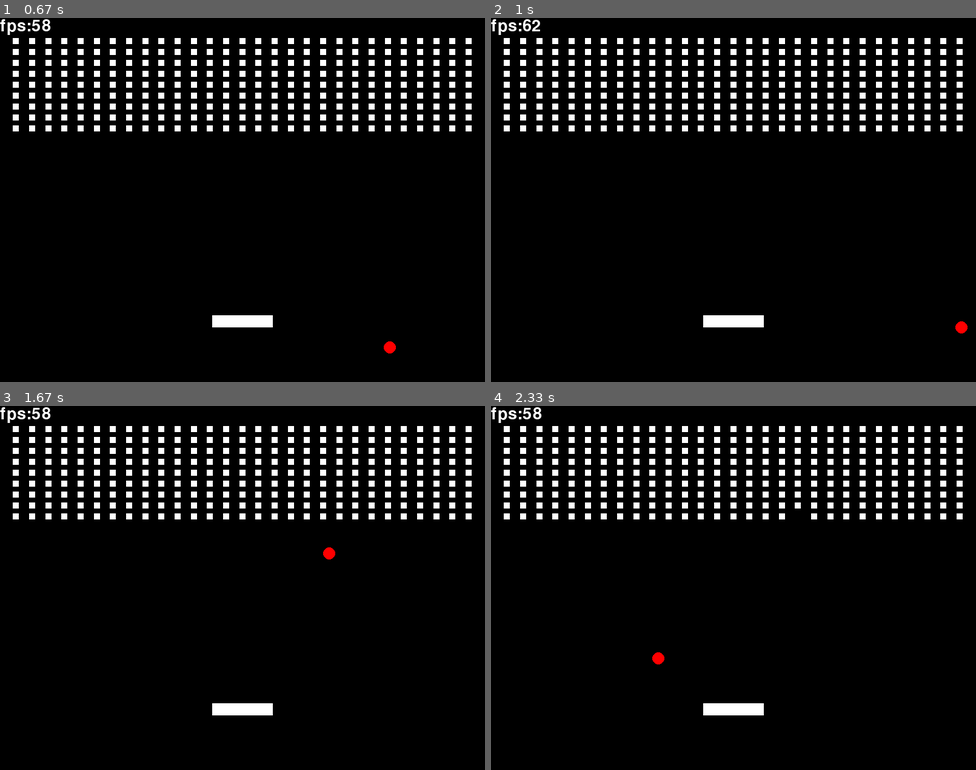
Above: before the commit, frames 1-4 (two rows, left to right).
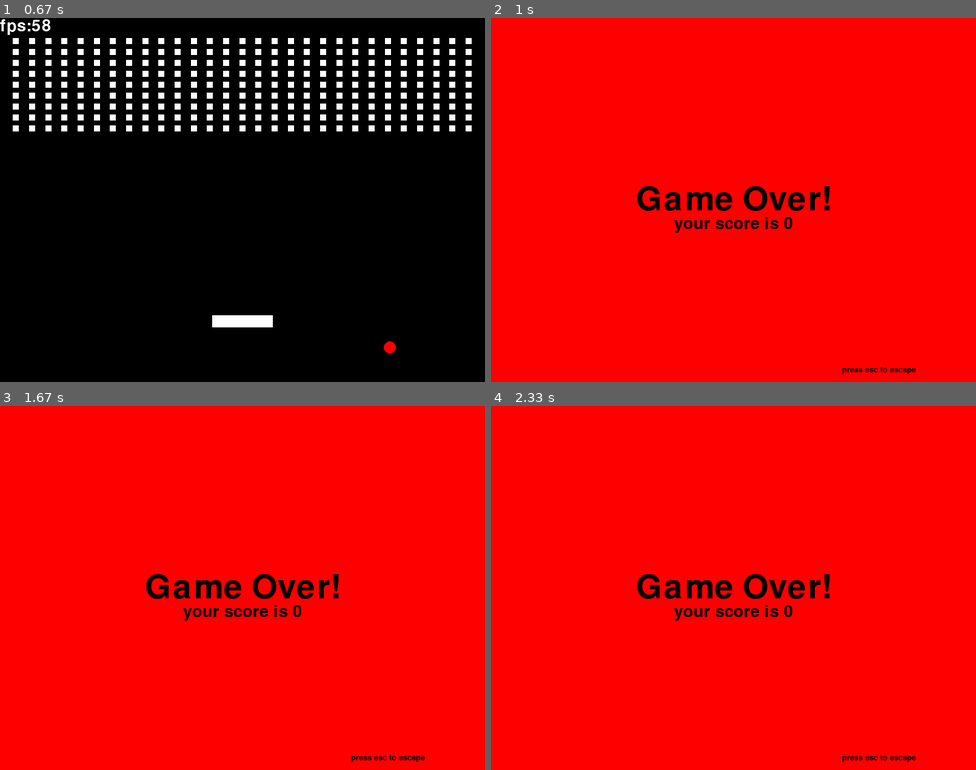
Above: after the commit, the same moments.

Repository: ZhangJC2025/pygame_breakout
Game: pygame game, started from my_pygame.py
Two runs of this game, one before a commit and one after it. Both use one fixed random seed, a clock stepped at 60 frames per second and the inputs below.
Inputs:
- Up to frame 1 (0.67 s): no input
- Up to frame 2 (1 s): no input
- Up to frame 3 (1.67 s): no input
- Up to frame 4 (2.33 s): no input

Frame 1 is identical in both runs. In frame 2, 99% of the frame differs, in the area x 0-100%, y 0-100%; in frame 3, 99%; in frame 4, 99%.

Commit message:
add dead page

Diff:
--- a/my_pygame.py
+++ b/my_pygame.py
@@ -15,6 +15,12 @@
 
 # debug mode off
 DEBUG_MODE = False
+
+# game status false to stop
+GAME_STATUS = True
+
+# game score
+SCORE = 0
 
 
 class Paddle:
@@ -76,23 +82,17 @@
             self.y = self.radius
             self.speed_y = -self.speed_y
         if self.y > HEIGTH - self.radius:
-            self.y = HEIGTH - self.radius
-            self.speed_y = -self.speed_y
+            """self.y = HEIGTH - self.radius
+            self.speed_y = -self.speed_y"""
+            global GAME_STATUS
+            GAME_STATUS = False
 
         self.hit_box.x = self.x - self.radius
         self.hit_box.y = self.y - self.radius
 
-    def rebound(self, other):
+    def rebound(self):
         """
         TODO : better way to decide the direction
-
-        if (
-            self.y < other.y - other.height // 2
-            or self.y > other.y + other.height // 2
-            ):
-                self.speed_y = -self.speed_y
-        else:
-            self.speed_x = -self.speed_x
         """
         self.speed_y = -self.speed_y
 
@@ -150,9 +150,46 @@
         fps = int(1 / dt)
     else:
         fps = 0
+
     font = pg.font.Font(None, 40)
     text = font.render(f"fps:{fps}", True, white)
     surface.blit(text, (0, 0))
+
+
+def font_render(surface, size, text, color, position):
+    font = pg.font.Font(None, size)
+    text = font.render(text, True, color)
+    text_rect = text.get_rect()
+    text_rect.center = position
+    surface.blit(text, text_rect)
+
+
+def dead_page(surface):
+    surface.fill(red)
+
+    font_render(
+        surface,
+        20,
+        "press esc to escape",
+        black,
+        (surface.get_width() - 160, surface.get_height() - 20),
+    )  # esc tips
+    font_render(
+        surface,
+        80,
+        "Game Over!",
+        black,
+        (surface.get_width() / 2, surface.get_height() / 2),
+    )  # game over
+    font_render(
+        surface,
+        40,
+        f"your score is {SCORE}",
+        black,
+        (surface.get_width() / 2, surface.get_height() / 2 + 40),
+    )  # player's score
+
+    pg.display.update()
 
 
 def main():
@@ -185,11 +222,11 @@
 
         # collider
         if ball.hit_box.colliderect(paddle.hit_box):
-            ball.rebound(paddle)
+            ball.rebound()
         for block in block_generator.block_array:
             if ball.hit_box.colliderect(block.hit_box):
                 block_generator.destory(block)
-                ball.rebound(block)
+                ball.rebound()
 
         paddle.draw(screen)
         ball.draw(screen)
@@ -197,7 +234,10 @@
 
         dt = clock.tick(60) / 1000
 
-        pg.display.update()
+        if GAME_STATUS:
+            pg.display.update()
+        else:
+            dead_page(screen)
 
     pg.quit()
     sys.exit()
